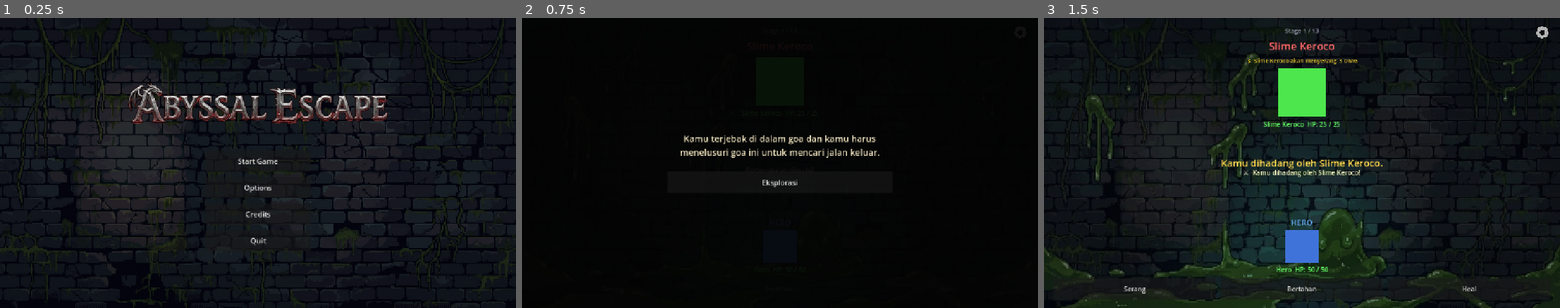
Above: before the commit, frames 1-3 (left to right).
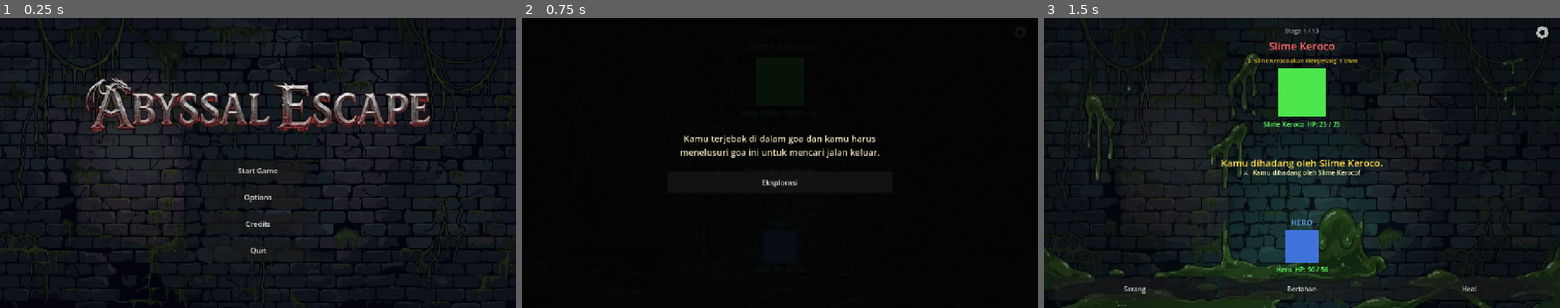
Above: after the commit, the same moments.

Repository: nauvalaslam/abyssal-escape
Game: Godot game, scene res://scenes/main_menu/main_menu.tscn
Same seed, same stepped clock (60 frames per second), same inputs: the game is played once before the commit and once after it.
Inputs:
- Up to frame 1 (0.25 s): no input
- Up to frame 2 (0.75 s): click "Start Game" at 0.5 s
- Up to frame 3 (1.5 s): click "Eksplorasi" at 1.25 s

The runs differ from the first frame. In frame 1, 6.1% of the frame differs, in the area x 16-84%, y 19-82%; in frame 2, nothing differs; in frame 3, nothing differs.

Commit message:
style: enlarge title logo dimensions to 900x192 on main menu

Diff:
--- a/scenes/main_menu/main_menu.tscn
+++ b/scenes/main_menu/main_menu.tscn
@@ -47,11 +47,11 @@
 theme_override_constants/separation = 14
 
 [node name="TitleLogo" type="TextureRect" parent="CenterContainer/VBoxContainer" unique_id=1128251365]
-custom_minimum_size = Vector2(680, 145)
+custom_minimum_size = Vector2(900, 192)
 layout_mode = 2
 size_flags_horizontal = 4
 expand_mode = 1
-stretch_mode = 5
+stretch_mode = 6
 
 [node name="Spacer" type="Control" parent="CenterContainer/VBoxContainer" unique_id=1311799174]
 custom_minimum_size = Vector2(0, 16)
